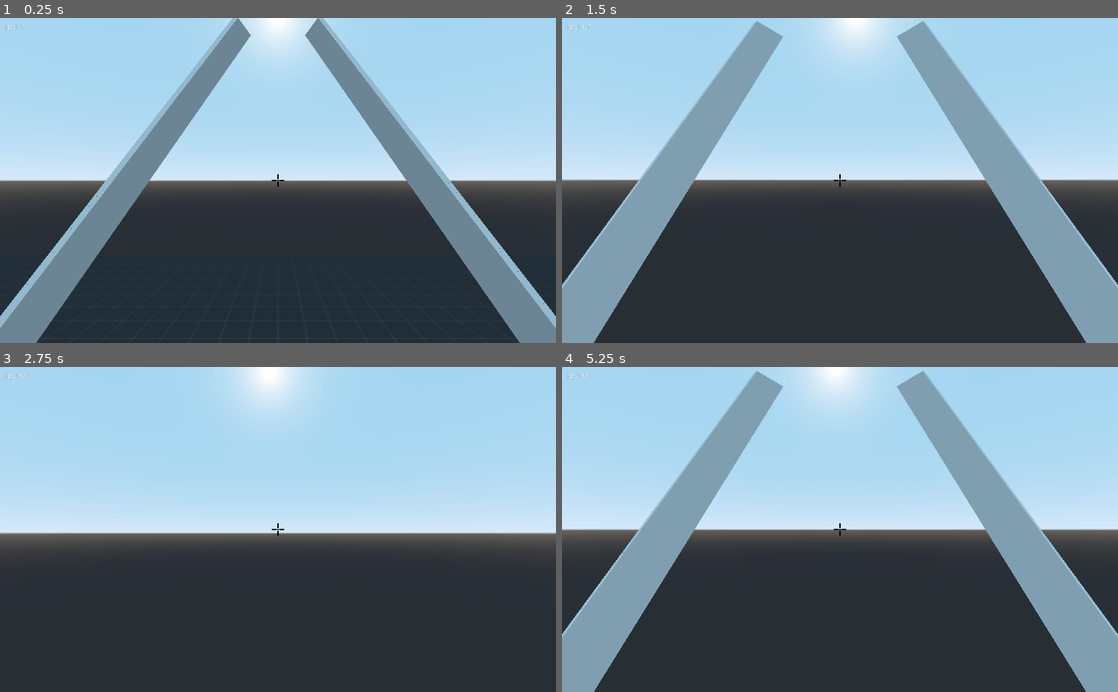
Above: before the commit, frames 1-4 (two rows, left to right).
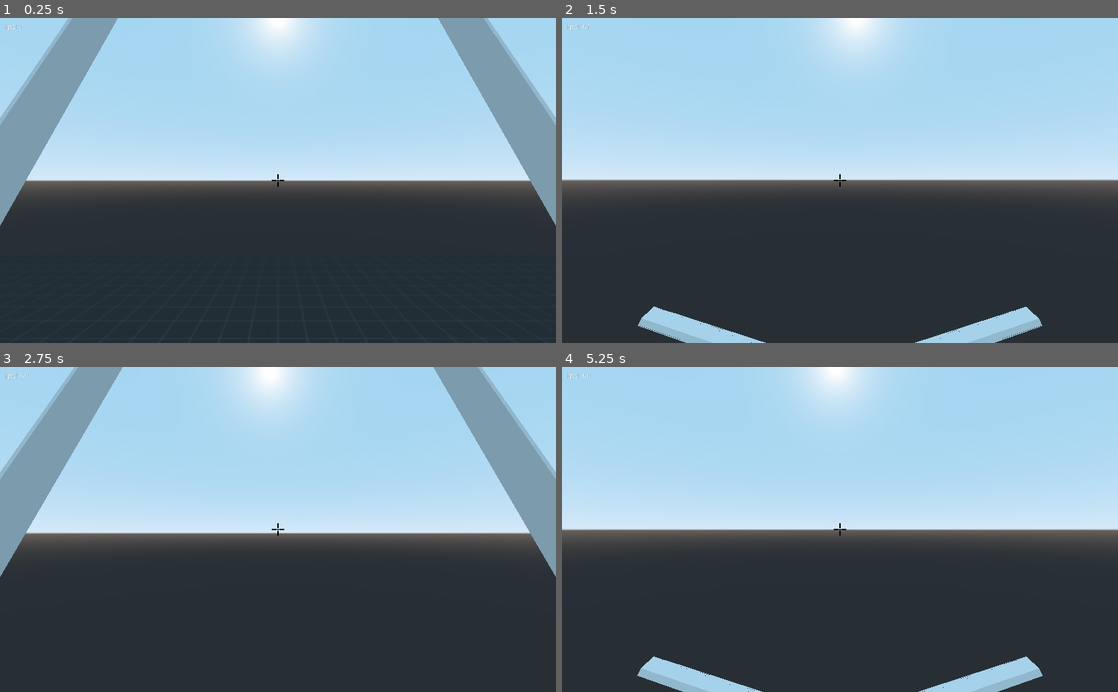
Above: after the commit, the same moments.

Repository: pedrotrschneider/totaly-accurate-attack-on-titan-simulator
Game: Godot game, scene res://scenes/world/World.tscn
Two runs of this game, one before a commit and one after it. Both use one fixed random seed, a clock stepped at 60 frames per second and the inputs below.
Inputs (mouse positions are in pixels of both pictures, inside the frame that each line leads up to):
- Up to frame 1 (0.25 s): no input
- Up to frame 2 (1.5 s): tap Enter at 0.5 s; move the mouse to (867, 180) at 0.52 s; hold Shift (activate_motor) 0.53-1.28 s; hold W (forward) from 0.53 s (still down); click (867, 180) at 0.67 s; tap Space (jump) at 0.77, 1.25 s; move the mouse to (812, 180) at 1.27 s; tap E (attack) at 1.35 s
- Up to frame 3 (2.75 s): keep holding W (forward); tap Space (jump) at 1.52 s; move the mouse to (289, 523) at 2.02 s; hold Q (bullet_time) from 2.03 s (still down)
- Up to frame 4 (5.25 s): keep holding W (forward); tap Enter at 2.75, 4.25 s; move the mouse to (834, 536) at 2.77 s; release Q (bullet_time) at 2.78 s; click (834, 536) at 2.85 s; tap Space (jump) at 3.02, 3.5, 3.77, 4.52, 5 s; move the mouse to (878, 532) at 3.52 s; right-click (878, 532) at 3.6 s; move the mouse to (795, 526) at 4.27 s; tap Shift (activate_motor) at 4.35 s; move the mouse to (845, 529) at 5.02 s; tap E (attack) at 5.1 s; click (845, 529) at 5.17 s

The runs differ from the first frame. In frame 1, 25% of the frame differs, in the area x 0-100%, y 0-100%; in frame 2, 20%; in frame 3, 9.9%; in frame 4, 20%.

Commit message:
🚧 Continue weapon system

Diff:
--- a/scenes/player/Player.tscn
+++ b/scenes/player/player.tscn
@@ -27,10 +27,10 @@
 hook_2_origin = NodePath("HookOrigin2")
 
 [node name="Sword" parent="." instance=ExtResource( 3 )]
-transform = Transform( 1, 0, 0, 0, 1, 0, 0, 0, 1, -1.00718, 0.107594, -0.551664 )
+transform = Transform( 1, 0, 0, 0, 1, 0, 0, 0, 1, -1.22571, 0.107594, -0.551664 )
 
 [node name="Sword2" parent="." instance=ExtResource( 3 )]
-transform = Transform( -1, 0, 0, 0, 1, 0, 0, 0, 1, 1.007, 0.108, -0.552 )
+transform = Transform( -1, 0, 0, 0, 1, 0, 0, 0, 1, 1.226, 0.108, -0.552 )
 
 [node name="Shape" type="CollisionShape" parent="."]
 transform = Transform( 1, 0, 0, 0, -1.62921e-07, -1, 0, 1, -1.62921e-07, 0, 0, 0 )
--- a/scenes/sword/sword.gd
+++ b/scenes/sword/sword.gd
@@ -4,7 +4,7 @@
 
 export(NodePath) onready var _animation_player = get_node(_animation_player) as AnimationPlayer;
 
-var anim_speed: float = 5.0;
+var anim_speed: float = 4.0;
 
 func _ready():
 	_garbage = GameEvents.connect("attack", self, "_on_attack");
@@ -12,5 +12,4 @@
 	_animation_player.playback_speed = anim_speed;
 
 func _on_attack() -> void:
-	_animation_player.play("AttackGo");
-	_animation_player.queue("AttackReturn");
+	_animation_player.play("AttackGo2");
--- a/scenes/sword/sword.tscn
+++ b/scenes/sword/sword.tscn
@@ -1,14 +1,15 @@
-[gd_scene load_steps=7 format=2]
+[gd_scene load_steps=5 format=2]
 
 [ext_resource path="res://scenes/sword/sword.gd" type="Script" id=1]
 
-[sub_resource type="SpatialMaterial" id=4]
+[sub_resource type="SpatialMaterial" id=1]
 
-[sub_resource type="BoxShape" id=1]
+[sub_resource type="BoxShape" id=2]
 extents = Vector3( 0.0177152, 0.959576, 0.0842422 )
 
-[sub_resource type="Animation" id=2]
-resource_name = "AttackGo"
+[sub_resource type="Animation" id=4]
+resource_name = "AttackGo2"
+length = 1.5
 tracks/0/type = "value"
 tracks/0/path = NodePath("Mesh:rotation_degrees")
 tracks/0/interp = 1
@@ -16,28 +17,10 @@
 tracks/0/imported = false
 tracks/0/enabled = true
 tracks/0/keys = {
-"times": PoolRealArray( 0, 1 ),
-"transitions": PoolRealArray( 1, 1 ),
+"times": PoolRealArray( 0, 0.5, 1, 1.5 ),
+"transitions": PoolRealArray( 1, 1, 1, 1 ),
 "update": 0,
-"values": [ Vector3( 0, 0, 0 ), Vector3( -45, -50, 0 ) ]
-}
-
-[sub_resource type="Animation" id=5]
-resource_name = "AttackGo2"
-
-[sub_resource type="Animation" id=3]
-resource_name = "AttackReturn"
-tracks/0/type = "value"
-tracks/0/path = NodePath("Mesh:rotation_degrees")
-tracks/0/interp = 1
-tracks/0/loop_wrap = true
-tracks/0/imported = false
-tracks/0/enabled = true
-tracks/0/keys = {
-"times": PoolRealArray( 0, 1 ),
-"transitions": PoolRealArray( 1, 1 ),
-"update": 0,
-"values": [ Vector3( -90, -90, 0 ), Vector3( 0, 0, 0 ) ]
+"values": [ Vector3( -22.4943, -8.08593, -3.96866 ), Vector3( -23.82, -0.788, -80 ), Vector3( -23.82, 120, -80 ), Vector3( -22.4943, -8.08593, -3.96866 ) ]
 }
 
 [node name="Sword" type="Spatial"]
@@ -45,10 +28,9 @@
 _animation_player = NodePath("AnimationPlayer")
 
 [node name="Mesh" type="Spatial" parent="."]
-transform = Transform( 0.922398, 0.386035, -0.0125822, -0.348487, 0.845844, 0.403862, 0.166548, -0.368137, 0.914733, 0, 0, 0 )
+transform = Transform( 0.983959, 0.122208, -0.129957, -0.0639451, 0.921702, 0.382591, 0.166537, -0.368144, 0.914732, 0, 0, 0 )
 
 [node name="CSGCombiner" type="CSGCombiner" parent="Mesh"]
-transform = Transform( 1, 0, 0, 0, 1, 0, 0, 0, 1, 0, 0, 0 )
 
 [node name="CSGBox" type="CSGBox" parent="Mesh/CSGCombiner"]
 width = 0.0763402
@@ -67,15 +49,13 @@
 width = 0.358368
 height = 0.636238
 depth = 0.165372
-material = SubResource( 4 )
+material = SubResource( 1 )
 
 [node name="Hitbox" type="Area" parent="Mesh"]
 
 [node name="CollisionShape" type="CollisionShape" parent="Mesh/Hitbox"]
 transform = Transform( 1, 0, 0, 0, 1, 0, 0, 0, 1, 0, 1.19018, 0 )
-shape = SubResource( 1 )
+shape = SubResource( 2 )
 
 [node name="AnimationPlayer" type="AnimationPlayer" parent="."]
-anims/AttackGo = SubResource( 2 )
-anims/AttackGo2 = SubResource( 5 )
-anims/AttackReturn = SubResource( 3 )
+anims/AttackGo2 = SubResource( 4 )
Renamed: scenes/player/Player.gd -> scenes/player/player.gd
